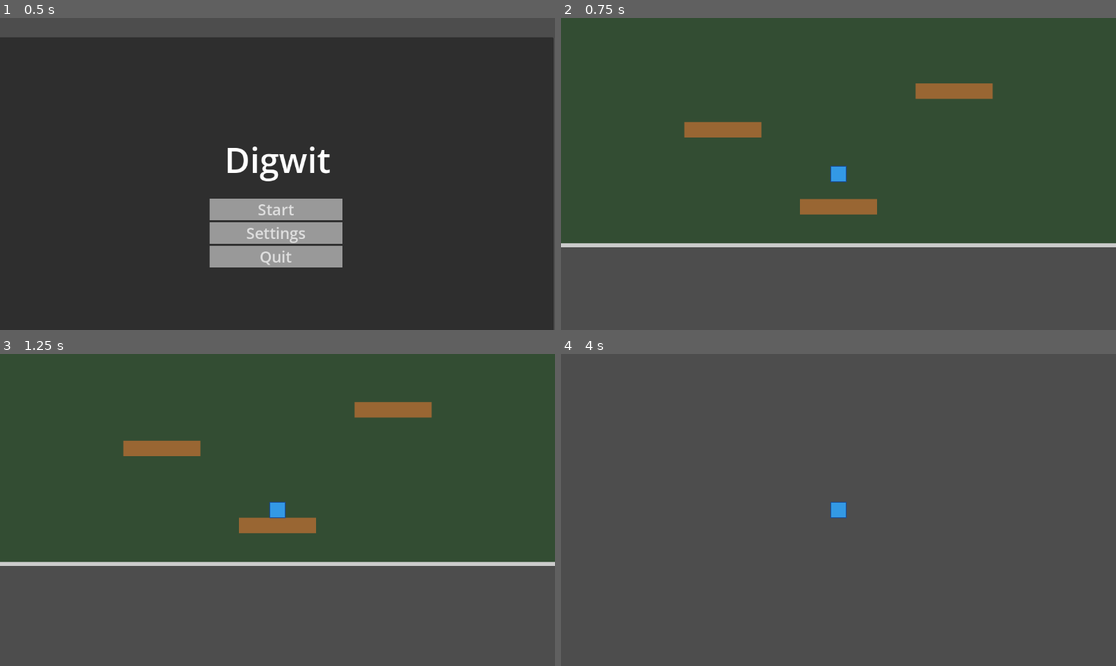
Above: before the commit, frames 1-4 (two rows, left to right).
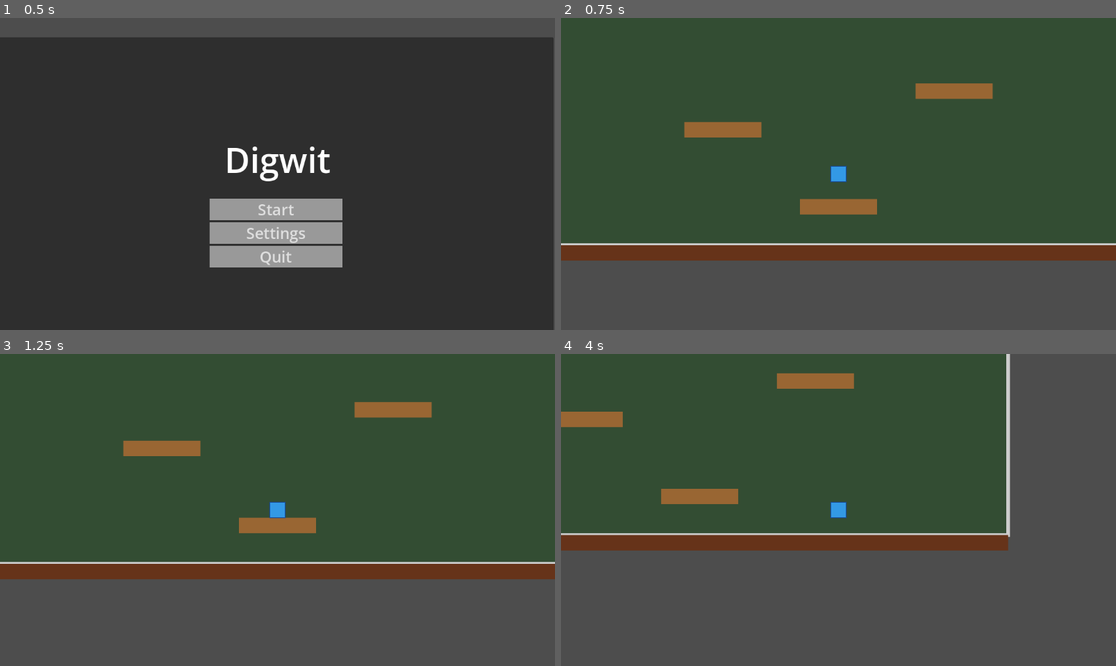
Above: after the commit, the same moments.

Repository: d-v-b/ld58
Game: Godot game, scene res://scenes/main_menu.tscn
Two runs of this game, one before a commit and one after it. Both use one fixed random seed, a clock stepped at 60 frames per second and the inputs below.
Inputs:
- Up to frame 1 (0.5 s): no input
- Up to frame 2 (0.75 s): click "Start" at 0.5 s
- Up to frame 3 (1.25 s): no input
- Up to frame 4 (4 s): tap Enter at 1.25 s; hold Right (ui_right) 1.28-2.78 s; tap Space (jump) at 1.52, 2.27, 3.77 s; hold Left (ui_left) 2.78-3.53 s; hold Right (ui_right) from 3.53 s (still down)

Frame 1 is identical in both runs. In frame 2, 4.9% of the frame differs, in the area x 0-100%, y 72-78%; in frame 3, 4.9%; in frame 4, 51%, in the area x 0-81%, y 0-64%.

Commit message:
prevent falling off the map

Diff:
--- a/Collector/scenes/game.tscn
+++ b/Collector/scenes/game.tscn
@@ -5,6 +5,8 @@
 
 [sub_resource type="RectangleShape2D" id="RectangleShape2D_1"]
 size = Vector2(200, 40)
+
+[sub_resource type="WorldBoundaryShape2D" id="WorldBoundaryShape2D_1"]
 
 [node name="Main" type="Node2D"]
 script = ExtResource("1_qbsmt")
@@ -87,5 +89,25 @@
 grow_vertical = 2
 color = Color(0.6, 0.4, 0.2, 1)
 
+[node name="BottomBarrier" type="StaticBody2D" parent="Platforms"]
+position = Vector2(0, 620)
+
+[node name="BottomBarrierCollision" type="CollisionShape2D" parent="Platforms/BottomBarrier"]
+shape = SubResource("WorldBoundaryShape2D_1")
+
+[node name="BottomBarrierVisual" type="ColorRect" parent="Platforms/BottomBarrier"]
+anchors_preset = 8
+anchor_left = 0.5
+anchor_top = 0.5
+anchor_right = 0.5
+anchor_bottom = 0.5
+offset_left = -800.0
+offset_top = -20.0
+offset_right = 800.0
+offset_bottom = 20.0
+grow_horizontal = 2
+grow_vertical = 2
+color = Color(0.4, 0.2, 0.1, 1)
+
 [node name="Player" parent="." instance=ExtResource("2_cpr0p")]
 position = Vector2(0, 400)
